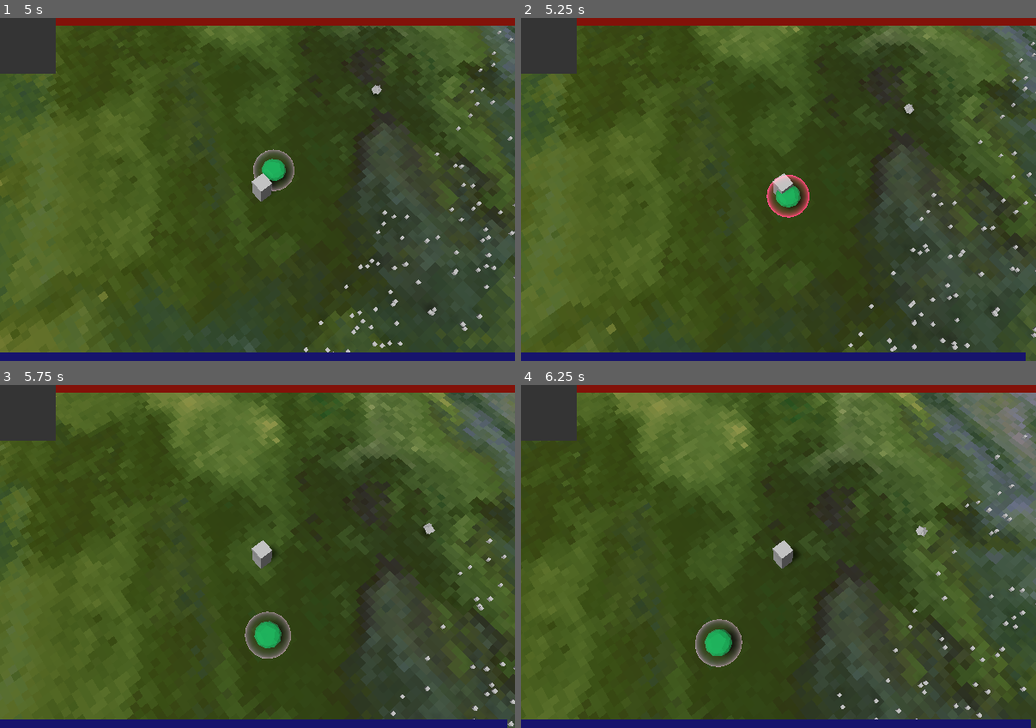
Above: before the commit, frames 1-4 (two rows, left to right).
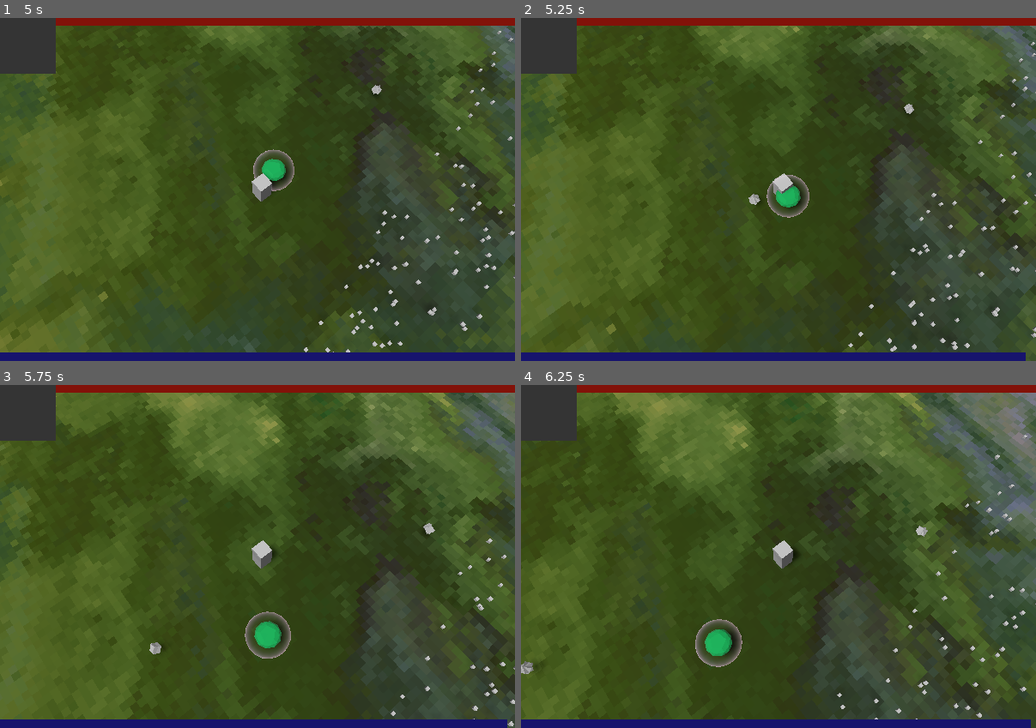
Above: after the commit, the same moments.

Repository: DominicSimone/particle-wizard
Game: Godot game, scene res://main.tscn
Two runs of this game, one before a commit and one after it. Both use one fixed random seed, a clock stepped at 60 frames per second and the inputs below.
Inputs (mouse positions are in pixels of both pictures, inside the frame that each line leads up to):
- Up to frame 1 (5 s): move the mouse to (231, 258) at 0.52 s; hold W (move_forward) 0.53-2.03 s; click (231, 258) at 0.67 s; move the mouse to (412, 240) at 1.27 s; move the mouse to (103, 138) at 2.02 s; hold A (move_left) 2.03-3.53 s; move the mouse to (283, 189) at 2.77 s; click (283, 189) at 2.92 s; move the mouse to (180, 103) at 3.52 s; hold S (move_backward) 3.53-4.28 s; move the mouse to (370, 172) at 4.27 s; hold D (move_right) from 4.28 s (still down)
- Up to frame 2 (5.25 s): move the mouse to (675, 206) at 5.02 s; release D (move_right) at 5.03 s; hold W (move_forward) from 5.03 s (still down); click (675, 206) at 5.17 s
- Up to frame 3 (5.75 s): keep holding W (move_forward)
- Up to frame 4 (6.25 s): move the mouse to (830, 481) at 5.77 s; release W (move_forward) at 5.78 s; hold D (move_right) from 5.78 s (still down)

Frame 1 is identical in both runs. In frame 2, 0.4% of the frame differs, in the area x 44-56%, y 45-59%; in frame 3, less than 0.1%; in frame 4, less than 0.1%.

Commit message:
Shields now have particle colliders

Diff:
--- /dev/null
+++ b/Shield.tscn
@@ -0,0 +1,91 @@
+[gd_scene load_steps=9 format=2]
+
+[ext_resource path="res://scripts/Shield.gd" type="Script" id=1]
+[ext_resource path="res://scripts/ParticleCollider.gd" type="Script" id=2]
+[ext_resource path="res://shaders/force_field.gdshader" type="Shader" id=3]
+
+[sub_resource type="SphereShape" id=42]
+radius = 1.50484
+
+[sub_resource type="ShaderMaterial" id=41]
+shader = ExtResource( 3 )
+shader_param/albedo = Color( 0.52549, 0.607843, 0.831373, 1 )
+shader_param/emission_color = Color( 0.415686, 0.341176, 0.368627, 1 )
+shader_param/emission_amount = 10.0
+shader_param/rim_steepness = 3.0
+shader_param/uv_scale = null
+shader_param/uv_offset = null
+
+[sub_resource type="SphereMesh" id=40]
+material = SubResource( 41 )
+radius = 1.5
+height = 3.0
+radial_segments = 20
+rings = 12
+
+[sub_resource type="Animation" id=43]
+resource_name = "Hit"
+length = 0.2
+tracks/0/type = "value"
+tracks/0/path = NodePath("MeshInstance:mesh:material:shader_param/emission_color")
+tracks/0/interp = 1
+tracks/0/loop_wrap = true
+tracks/0/imported = false
+tracks/0/enabled = true
+tracks/0/keys = {
+"times": PoolRealArray( 0, 0.2 ),
+"transitions": PoolRealArray( 1, 1 ),
+"update": 0,
+"values": [ Color( 0.862745, 0.0352941, 0.341176, 1 ), Color( 0.415686, 0.341176, 0.368627, 1 ) ]
+}
+
+[sub_resource type="Animation" id=44]
+length = 0.001
+tracks/0/type = "value"
+tracks/0/path = NodePath("MeshInstance:mesh:material:shader_param/albedo")
+tracks/0/interp = 1
+tracks/0/loop_wrap = true
+tracks/0/imported = false
+tracks/0/enabled = true
+tracks/0/keys = {
+"times": PoolRealArray( 0 ),
+"transitions": PoolRealArray( 1 ),
+"update": 0,
+"values": [ Color( 0.52549, 0.607843, 0.831373, 1 ) ]
+}
+tracks/1/type = "value"
+tracks/1/path = NodePath("MeshInstance:mesh:material:shader_param/emission_color")
+tracks/1/interp = 1
+tracks/1/loop_wrap = true
+tracks/1/imported = false
+tracks/1/enabled = true
+tracks/1/keys = {
+"times": PoolRealArray( 0 ),
+"transitions": PoolRealArray( 1 ),
+"update": 0,
+"values": [ Color( 0.415686, 0.341176, 0.368627, 1 ) ]
+}
+
+[node name="Shield" type="StaticBody"]
+collision_layer = 2
+input_ray_pickable = false
+script = ExtResource( 1 )
+max_health = 30.0
+regen_cd = 5.0
+regen_rate = 5.0
+
+[node name="CollisionShape" type="CollisionShape" parent="."]
+shape = SubResource( 42 )
+
+[node name="ParticleCollider" type="Spatial" parent="."]
+script = ExtResource( 2 )
+size = 2.0
+
+[node name="MeshInstance" type="MeshInstance" parent="."]
+mesh = SubResource( 40 )
+
+[node name="AnimationPlayer" type="AnimationPlayer" parent="."]
+anims/Hit = SubResource( 43 )
+anims/RESET = SubResource( 44 )
+
+[connection signal="hit" from="ParticleCollider" to="." method="_on_ParticleCollider_hit"]
--- a/main.tscn
+++ b/main.tscn
@@ -7,8 +7,7 @@
 [ext_resource path="res://shaders/beam.gdshader" type="Shader" id=5]
 [ext_resource path="res://scripts/ParticleEntity.gd" type="Script" id=6]
 [ext_resource path="res://scripts/MainUI.gd" type="Script" id=7]
-[ext_resource path="res://scripts/Shield.gd" type="Script" id=8]
-[ext_resource path="res://shaders/force_field.gdshader" type="Shader" id=9]
+[ext_resource path="res://Shield.tscn" type="PackedScene" id=8]
 [ext_resource path="res://objects/gem.obj" type="ArrayMesh" id=10]
 [ext_resource path="res://scripts/ParticleCollider.gd" type="Script" id=11]
 
@@ -132,68 +131,6 @@
 gravity = Vector3( 0, 0, 0 )
 initial_velocity = 15.0
 
-[sub_resource type="SphereShape" id=42]
-radius = 1.50484
-
-[sub_resource type="ShaderMaterial" id=41]
-shader = ExtResource( 9 )
-shader_param/albedo = Color( 0.52549, 0.607843, 0.831373, 1 )
-shader_param/emission_color = Color( 0.415686, 0.341176, 0.368627, 1 )
-shader_param/emission_amount = 10.0
-shader_param/rim_steepness = 3.0
-shader_param/uv_scale = null
-shader_param/uv_offset = null
-
-[sub_resource type="SphereMesh" id=40]
-material = SubResource( 41 )
-radius = 1.5
-height = 3.0
-radial_segments = 20
-rings = 12
-
-[sub_resource type="Animation" id=43]
-resource_name = "Hit"
-length = 0.5
-tracks/0/type = "value"
-tracks/0/path = NodePath("MeshInstance:mesh:material:shader_param/emission_color")
-tracks/0/interp = 1
-tracks/0/loop_wrap = true
-tracks/0/imported = false
-tracks/0/enabled = true
-tracks/0/keys = {
-"times": PoolRealArray( 0, 0.5 ),
-"transitions": PoolRealArray( 1, 1 ),
-"update": 0,
-"values": [ Color( 0.862745, 0.0352941, 0.341176, 1 ), Color( 0.415686, 0.341176, 0.368627, 1 ) ]
-}
-
-[sub_resource type="Animation" id=44]
-length = 0.001
-tracks/0/type = "value"
-tracks/0/path = NodePath("MeshInstance:mesh:material:shader_param/albedo")
-tracks/0/interp = 1
-tracks/0/loop_wrap = true
-tracks/0/imported = false
-tracks/0/enabled = true
-tracks/0/keys = {
-"times": PoolRealArray( 0 ),
-"transitions": PoolRealArray( 1 ),
-"update": 0,
-"values": [ Color( 0.52549, 0.607843, 0.831373, 1 ) ]
-}
-tracks/1/type = "value"
-tracks/1/path = NodePath("MeshInstance:mesh:material:shader_param/emission_color")
-tracks/1/interp = 1
-tracks/1/loop_wrap = true
-tracks/1/imported = false
-tracks/1/enabled = true
-tracks/1/keys = {
-"times": PoolRealArray( 0 ),
-"transitions": PoolRealArray( 1 ),
-"update": 0,
-"values": [ Color( 0.415686, 0.341176, 0.368627, 1 ) ]
-}
-
 [sub_resource type="SpatialMaterial" id=45]
 albedo_color = Color( 0.14902, 0.917647, 0.478431, 1 )
 roughness = 0.15
@@ -391,21 +328,7 @@
 transform = Transform( 1, 0, 0, 0, 1, 0, 0, 0, 1, -11.3508, 1.1649, 0 )
 script = ExtResource( 3 )
 
-[node name="Shield" type="Area" parent="Enemy"]
-collision_layer = 2
-input_ray_pickable = false
-monitorable = false
-script = ExtResource( 8 )
-
-[node name="CollisionShape" type="CollisionShape" parent="Enemy/Shield"]
-shape = SubResource( 42 )
-
-[node name="MeshInstance" type="MeshInstance" parent="Enemy/Shield"]
-mesh = SubResource( 40 )
-
-[node name="AnimationPlayer" type="AnimationPlayer" parent="Enemy/Shield"]
-anims/Hit = SubResource( 43 )
-anims/RESET = SubResource( 44 )
+[node name="Shield" parent="Enemy" instance=ExtResource( 8 )]
 
 [node name="gem" type="MeshInstance" parent="Enemy"]
 transform = Transform( 1, 0, 0, 0, 1, 0, 0, 0, 1, 0, -0.199103, 0 )
@@ -428,5 +351,4 @@
 
 [connection signal="input_event" from="Ground/StaticBody" to="Player" method="_on_StaticBody_input_event"]
 [connection signal="hit" from="Player/ParticleCollider" to="Player" method="_on_ParticleCollider_hit"]
-[connection signal="body_entered" from="Enemy/Shield" to="Enemy/Shield" method="_on_Shield_body_entered"]
 [connection signal="body_entered" from="Enemy/Area" to="Enemy" method="_on_Area_body_entered"]
--- a/scripts/Enemy.gd
+++ b/scripts/Enemy.gd
@@ -5,6 +5,7 @@
 
 func _on_Area_body_entered(body: Node) -> void:
 	health -= 1
+	print("ouch")
 	body.queue_free()
 
 func _process(delta: float) -> void:
--- a/scripts/ParticleCollider.gd
+++ b/scripts/ParticleCollider.gd
@@ -2,13 +2,14 @@
 
 signal hit(info)
 export var size: float = 1
+var enabled: bool = true
 
 func _collide(info):
 	emit_signal("hit", info)
 
 func to_uniform() -> Rect2:
 	var p = to_global(translation)
-	return Rect2(p.x, p.y, p.z, size)
+	return Rect2(p.x, p.y, p.z, size if enabled else 0)
 
 # Called when the node enters the scene tree for the first time.
 func _ready() -> void:
--- a/scripts/Shield.gd
+++ b/scripts/Shield.gd
@@ -1,25 +1,41 @@
-extends Area
+extends StaticBody
 
-export var max_health: float = 3
-export var regen_cd: float = 5
-export var regen_rate: float = 0.5
+export var max_health: float
+export var regen_cd: float
+export var regen_rate: float
 onready var anim := $AnimationPlayer
-var health: float = max_health
+onready var particle_collider := $ParticleCollider
+onready var health: float = max_health
 var regen_timer: float = 0
-
-func _on_Shield_body_entered(body: Node) -> void:
-	if health > 0:
-		body.queue_free()
-		anim.stop()
-		anim.play("Hit")
-		health -= 1
-		regen_timer = 0
-		if health <= 0:
-			visible = false
+var old_layer_mask = collision_layer
+var old_collision_mask = collision_mask
 
 func _process(delta: float) -> void:
 	regen_timer += delta
 	if regen_timer > regen_cd:
 		health = min(max_health, health + regen_rate * delta)
 		if health > 1 and not visible:
-			visible = true
+			enable()
+
+func _on_ParticleCollider_hit(info) -> void:
+	if health > 0:
+		anim.stop()
+		anim.play("Hit")
+		health -= 1
+		regen_timer = 0
+		if health <= 0:
+			disable()
+
+func enable():
+	visible = true
+	particle_collider.enabled = true
+	collision_layer = old_layer_mask
+	collision_mask = old_collision_mask
+
+func disable():
+	visible = false
+	particle_collider.enabled = false
+	old_layer_mask = collision_layer
+	old_collision_mask = collision_mask
+	collision_layer = 0
+	collision_mask = 0
Not shown: 1 places in main.tscn that only renumber resources
